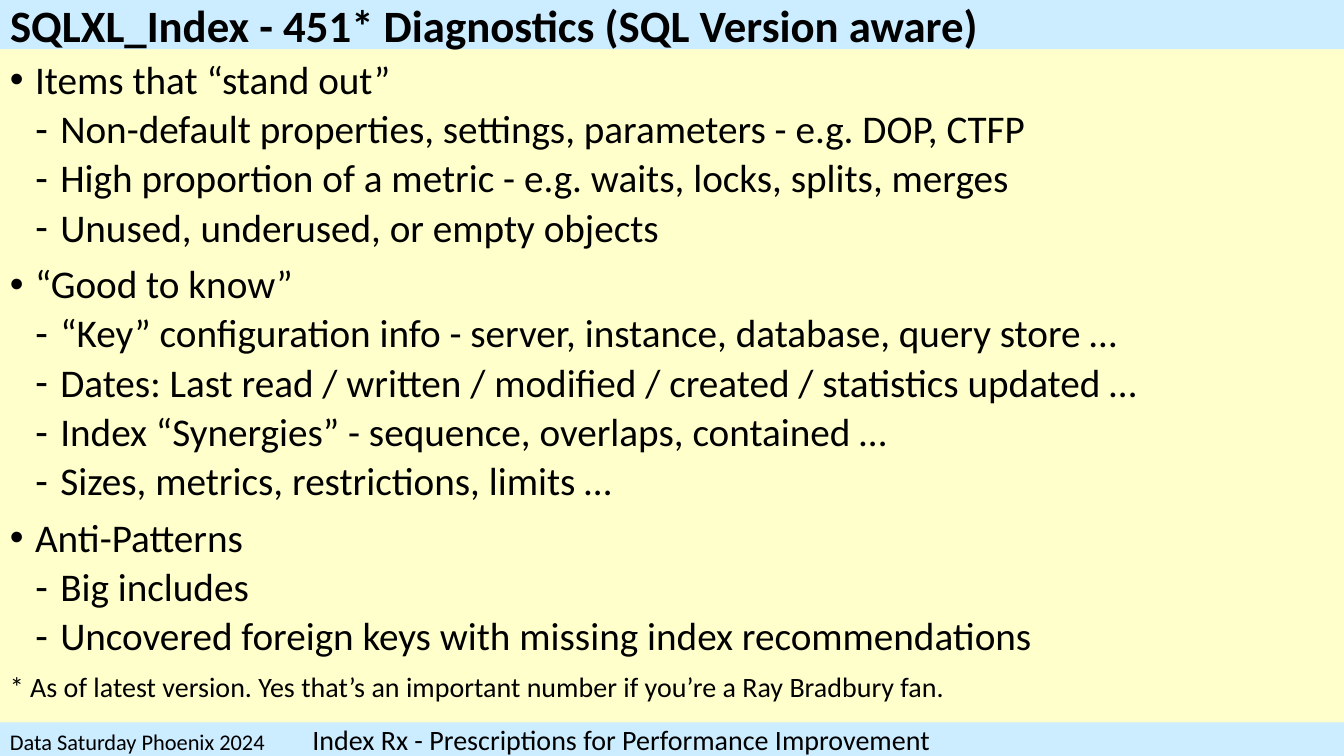
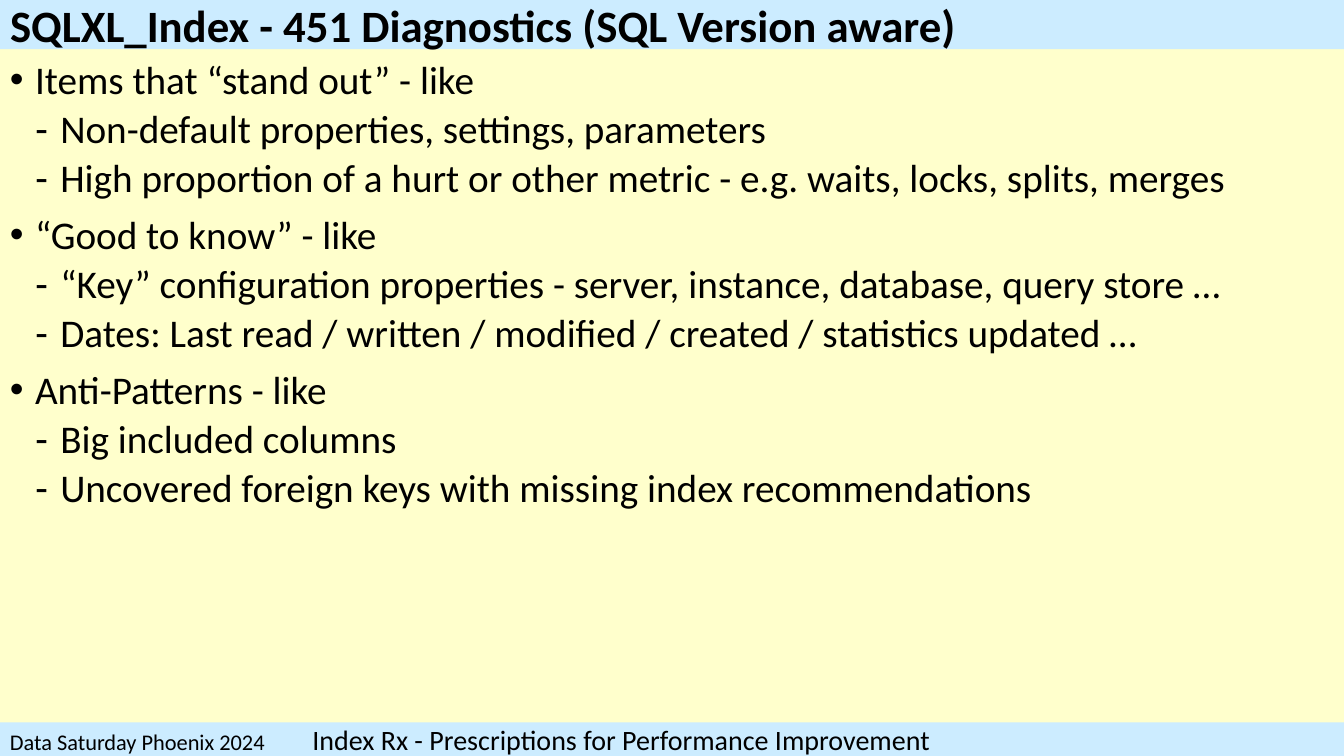
Before and after one commit to SQLXL/SQLXL, a slide deck: slide 46 of SQLXL_Index.pptx (slide 54 before the commit). Drawn at 1344x756 pixels with LibreOffice and Linux fonts; fonts in the diff are those of the drawing. Boxes give left, top, right and bottom in pixels: in the first picture for what was removed or moved away, otherwise in the second. Text is boxed around its words. In the diff, an @@ line names an element or a change of style, - is before the commit and + after.

```diff
--- a/SQLXL_Index.pptx
+++ b/SQLXL_Index.pptx
@@ title at (10,9,956,54): text changed @@
-SQLXL_Index - 451* Diagnostics (SQL Version aware)
+SQLXL_Index - 451 Diagnostics (SQL Version aware)
@@ text at (35,66,1225,305): text changed @@
-• Items that “stand out”
-  ‐ Non-default properties, settings, parameters - e.g. DOP, CTFP
-  ‐ High proportion of a metric - e.g. waits, locks, splits, merges
-  ‐ Unused, underused, or empty objects
-• “Good to know”
-  ‐ “Key” configuration info - server, instance, database, query store …
+• Items that “stand out” - like
+  ‐ Non-default properties, settings, parameters
+  ‐ High proportion of a hurt or other metric - e.g. waits, locks, splits, merges
+• “Good to know” - like
+  ‐ “Key” configuration properties - server, instance, database, query store …
@@ text at (35,376,397,460): text changed @@
-  ‐ Index “Synergies” - sequence, overlaps, contained …
-  ‐ Sizes, metrics, restrictions, limits …
-• Anti-Patterns
-  ‐ Big includes
+• Anti-Patterns - like
+  ‐ Big included columns
@@ text at (30,677,943,702): paragraph removed @@
-* As of latest version. Yes that’s an important number if you’re a Ray Bradbury fan.
```
Also in this commit, not shown: 44 other slides changed, 1 slide added, 10 slides removed, 1 other file.
